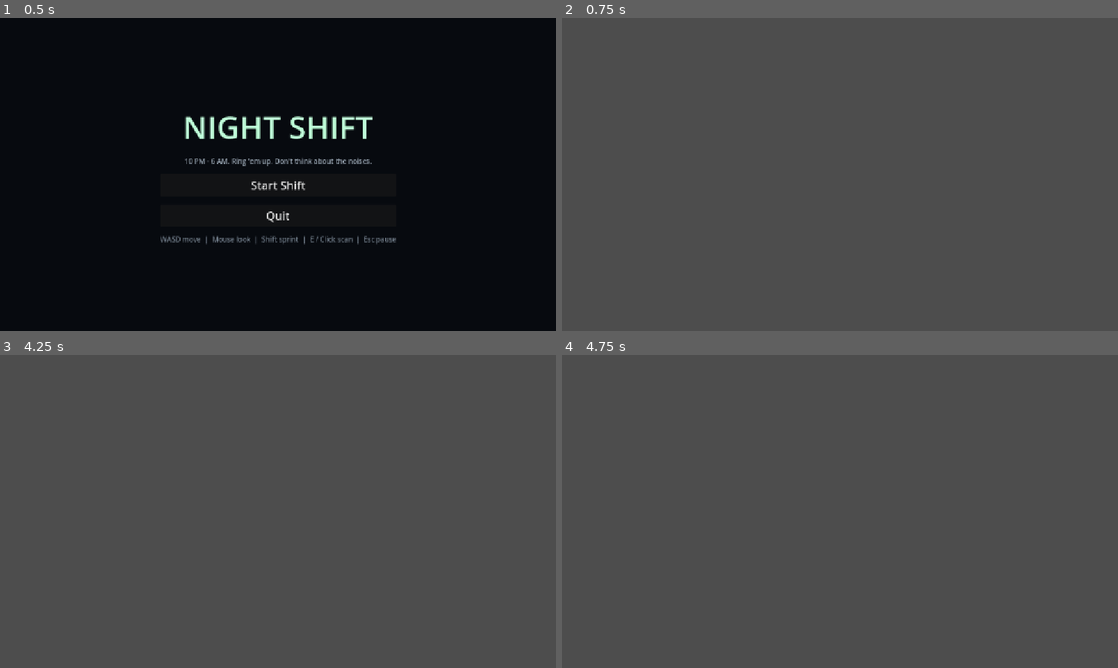
Above: before the commit, frames 1-4 (two rows, left to right).
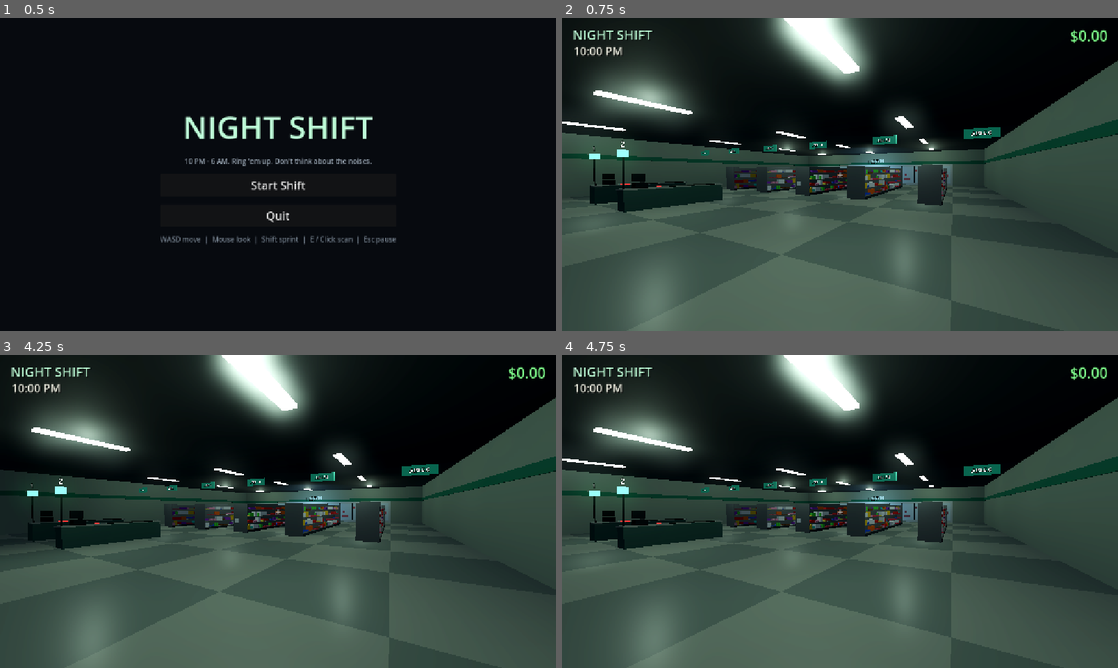
Above: after the commit, the same moments.

Repository: Coleslaw510/night-shift
Game: Godot game, scene res://scenes/menu.tscn
Same seed, same stepped clock (60 frames per second), same inputs: the game is played once before the commit and once after it.
Inputs:
- Up to frame 1 (0.5 s): no input
- Up to frame 2 (0.75 s): click "Start Shift" at 0.5 s
- Up to frame 3 (4.25 s): tap Enter at 2, 3.5 s; tap Space at 2.75 s
- Up to frame 4 (4.75 s): no input

Frame 1 is identical in both runs. In frame 2, 68% of the frame differs, in the area x 0-100%, y 0-100%; in frame 3, 69%; in frame 4, 68%.

Commit message:
(b) Store layout, lighting, HUD [skip ci]

Diff:
--- a/scripts/game.gd
+++ b/scripts/game.gd
@@ -1,6 +1,29 @@
 extends Node3D
-## Main game controller (skeleton). Builds the store, spawns player/customers,
-## runs the shift clock. Filled in over the baseline steps.
+## Main game controller. Builds the store, HUD, and (later steps) player/customers/clock.
+
+var store := {}
+var hud: CanvasLayer
 
 func _ready() -> void:
-	pass
+	store = StoreBuilder.build(self)
+	hud = preload("res://scripts/hud.gd").new()
+	add_child(hud)
+	var cam := Camera3D.new()
+	cam.position = Vector3(9, 1.7, 12)
+	add_child(cam)
+	cam.look_at(Vector3(-2, 1.2, -8))
+	cam.current = true
+
+func _process(_delta: float) -> void:
+	_flicker()
+
+func _flicker() -> void:
+	# Two fixtures misbehave, like any good night-shift store.
+	for i in [3, 8]:
+		if i >= store.lights.size():
+			continue
+		var l: OmniLight3D = store.lights[i]
+		var on := randf() > 0.08 if Engine.get_process_frames() % 240 < 60 else true
+		l.visible = on
+		var f: MeshInstance3D = l.get_meta("fixture")
+		f.visible = on
--- /dev/null
+++ b/scripts/hud.gd
@@ -0,0 +1,114 @@
+extends CanvasLayer
+## HUD: title + clock (top-left), earnings (top-right), crosshair, interact prompt,
+## toast messages, pause menu and end-of-shift summary. Built in code.
+
+signal resume_pressed
+signal menu_pressed
+
+var clock_label: Label
+var money_label: Label
+var prompt_label: Label
+var toast_label: Label
+var pause_panel: Control
+var summary_panel: Control
+var summary_text: Label
+var _toast_t := 0.0
+
+func _ready() -> void:
+	layer = 10
+	var root := Control.new()
+	root.set_anchors_preset(Control.PRESET_FULL_RECT)
+	root.mouse_filter = Control.MOUSE_FILTER_IGNORE
+	add_child(root)
+	var title := _label(root, "NIGHT SHIFT", 30, Color(0.75, 1.0, 0.85))
+	title.position = Vector2(24, 16)
+	clock_label = _label(root, "10:00 PM", 26, Color(0.9, 0.9, 0.85))
+	clock_label.position = Vector2(26, 56)
+	money_label = _label(root, "$0.00", 34, Color(0.5, 1.0, 0.55))
+	money_label.set_anchors_preset(Control.PRESET_TOP_RIGHT)
+	money_label.horizontal_alignment = HORIZONTAL_ALIGNMENT_RIGHT
+	money_label.offset_left = -300
+	money_label.offset_right = -24
+	money_label.offset_top = 16
+	var cross := _label(root, "+", 24, Color(1, 1, 1, 0.8))
+	cross.set_anchors_preset(Control.PRESET_CENTER)
+	cross.horizontal_alignment = HORIZONTAL_ALIGNMENT_CENTER
+	cross.vertical_alignment = VERTICAL_ALIGNMENT_CENTER
+	cross.offset_left = -20; cross.offset_right = 20; cross.offset_top = -20; cross.offset_bottom = 20
+	prompt_label = _label(root, "", 22, Color(1, 1, 0.8))
+	prompt_label.set_anchors_preset(Control.PRESET_CENTER_BOTTOM)
+	prompt_label.horizontal_alignment = HORIZONTAL_ALIGNMENT_CENTER
+	prompt_label.offset_left = -400; prompt_label.offset_right = 400
+	prompt_label.offset_top = -140; prompt_label.offset_bottom = -100
+	toast_label = _label(root, "", 22, Color(0.6, 1.0, 0.7))
+	toast_label.set_anchors_preset(Control.PRESET_CENTER_TOP)
+	toast_label.horizontal_alignment = HORIZONTAL_ALIGNMENT_CENTER
+	toast_label.offset_left = -400; toast_label.offset_right = 400
+	toast_label.offset_top = 90; toast_label.offset_bottom = 130
+	pause_panel = _panel(root, "PAUSED", [["Resume", func(): resume_pressed.emit()], ["Quit to Menu", func(): menu_pressed.emit()]])
+	summary_panel = _panel(root, "SHIFT OVER", [["Back to Menu", func(): menu_pressed.emit()]])
+	summary_text = _label(summary_panel.get_child(0), "", 26, Color(0.9, 0.95, 0.9))
+	summary_text.horizontal_alignment = HORIZONTAL_ALIGNMENT_CENTER
+	summary_panel.get_child(0).move_child(summary_text, 1)
+
+func _label(parent: Node, text: String, size: int, color: Color) -> Label:
+	var l := Label.new()
+	l.text = text
+	l.add_theme_font_size_override("font_size", size)
+	l.add_theme_color_override("font_color", color)
+	l.add_theme_color_override("font_shadow_color", Color(0, 0, 0, 0.8))
+	l.add_theme_constant_override("shadow_offset_x", 2)
+	l.add_theme_constant_override("shadow_offset_y", 2)
+	l.mouse_filter = Control.MOUSE_FILTER_IGNORE
+	parent.add_child(l)
+	return l
+
+func _panel(root: Control, title: String, buttons: Array) -> Control:
+	var dim := ColorRect.new()
+	dim.color = Color(0, 0, 0, 0.7)
+	dim.set_anchors_preset(Control.PRESET_FULL_RECT)
+	dim.visible = false
+	root.add_child(dim)
+	var box := VBoxContainer.new()
+	box.set_anchors_preset(Control.PRESET_CENTER)
+	box.grow_horizontal = Control.GROW_DIRECTION_BOTH
+	box.grow_vertical = Control.GROW_DIRECTION_BOTH
+	box.alignment = BoxContainer.ALIGNMENT_CENTER
+	box.add_theme_constant_override("separation", 16)
+	dim.add_child(box)
+	var t := _label(box, title, 56, Color(0.75, 1.0, 0.85))
+	t.horizontal_alignment = HORIZONTAL_ALIGNMENT_CENTER
+	for spec in buttons:
+		var b := Button.new()
+		b.text = spec[0]
+		b.custom_minimum_size = Vector2(260, 50)
+		b.add_theme_font_size_override("font_size", 24)
+		b.pressed.connect(spec[1])
+		box.add_child(b)
+	return dim
+
+func set_clock(text: String) -> void:
+	clock_label.text = text
+
+func set_money(v: float) -> void:
+	money_label.text = "$%.2f" % v
+
+func set_prompt(text: String) -> void:
+	prompt_label.text = text
+
+func toast(text: String, secs := 2.5) -> void:
+	toast_label.text = text
+	_toast_t = secs
+
+func show_pause(on: bool) -> void:
+	pause_panel.visible = on
+
+func show_summary(earned: float, served: int, walked: int) -> void:
+	summary_text.text = "Earnings: $%.2f\nCustomers served: %d\nCustomers who gave up: %d" % [earned, served, walked]
+	summary_panel.visible = true
+
+func _process(delta: float) -> void:
+	if _toast_t > 0.0:
+		_toast_t -= delta
+		if _toast_t <= 0.0:
+			toast_label.text = ""
--- /dev/null
+++ b/scripts/products.gd
@@ -0,0 +1,20 @@
+class_name Products
+## Product catalog: name, price, box color, box size (m).
+
+const CATALOG := [
+	{"name": "Krunch-O's Cereal", "price": 4.99, "color": Color(0.95, 0.75, 0.1), "size": Vector3(0.22, 0.32, 0.08)},
+	{"name": "Fizzy Cola 6-pack", "price": 6.49, "color": Color(0.85, 0.12, 0.12), "size": Vector3(0.26, 0.2, 0.18)},
+	{"name": "Mac & Cheez", "price": 1.29, "color": Color(0.15, 0.35, 0.9), "size": Vector3(0.18, 0.12, 0.06)},
+	{"name": "Spicy Chips", "price": 3.79, "color": Color(0.95, 0.4, 0.05), "size": Vector3(0.24, 0.3, 0.1)},
+	{"name": "Lime Soda", "price": 1.99, "color": Color(0.3, 0.85, 0.25), "size": Vector3(0.1, 0.24, 0.1)},
+	{"name": "Paper Towels", "price": 8.99, "color": Color(0.92, 0.92, 0.95), "size": Vector3(0.28, 0.3, 0.2)},
+	{"name": "Grape Snacks", "price": 2.49, "color": Color(0.55, 0.2, 0.75), "size": Vector3(0.2, 0.22, 0.08)},
+	{"name": "Instant Noodles", "price": 0.99, "color": Color(0.95, 0.85, 0.3), "size": Vector3(0.16, 0.1, 0.16)},
+	{"name": "Frozen Pizza", "price": 7.49, "color": Color(0.8, 0.2, 0.3), "size": Vector3(0.3, 0.05, 0.3)},
+	{"name": "Energy Drink", "price": 3.29, "color": Color(0.1, 0.9, 0.85), "size": Vector3(0.08, 0.2, 0.08)},
+	{"name": "Cookies", "price": 4.29, "color": Color(0.45, 0.25, 0.1), "size": Vector3(0.24, 0.08, 0.14)},
+	{"name": "Ice Cream", "price": 5.99, "color": Color(0.95, 0.6, 0.75), "size": Vector3(0.16, 0.14, 0.16)},
+]
+
+static func random() -> Dictionary:
+	return CATALOG[randi() % CATALOG.size()]
--- /dev/null
+++ b/scripts/store_builder.gd
@@ -0,0 +1,294 @@
+class_name StoreBuilder
+## Builds the whole store from primitive meshes. Returns a Dictionary of useful refs:
+##   lights: Array[OmniLight3D] (flicker candidates), lanes: Array[Dictionary]
+## Layout constants are documented in HANDOFF.md.
+
+const W := 24.0
+const D := 30.0
+const H := 4.0
+const SHELF_X := [-8.0, -4.0, 0.0, 4.0, 8.0]
+const SHELF_Z0 := -9.0
+const SHELF_Z1 := 1.0
+const LANE_X := [-6.0, -2.0]   # customer side of each checkout lane
+const DOOR_X := 7.0
+
+static var _mats := {}
+
+static func mat(c: Color, emission: float = 0.0, rough: float = 0.8, metal: float = 0.0) -> StandardMaterial3D:
+	var key := "%s|%s|%s|%s" % [c, emission, rough, metal]
+	if _mats.has(key):
+		return _mats[key]
+	var m := StandardMaterial3D.new()
+	m.albedo_color = c
+	m.roughness = rough
+	m.metallic = metal
+	if emission > 0.0:
+		m.emission_enabled = true
+		m.emission = c
+		m.emission_energy_multiplier = emission
+	if c.a < 1.0:
+		m.transparency = BaseMaterial3D.TRANSPARENCY_ALPHA
+	_mats[key] = m
+	return m
+
+static func box(parent: Node, size: Vector3, pos: Vector3, m: Material, collide := false) -> MeshInstance3D:
+	var mi := MeshInstance3D.new()
+	var bm := BoxMesh.new()
+	bm.size = size
+	mi.mesh = bm
+	mi.material_override = m
+	mi.position = pos
+	parent.add_child(mi)
+	if collide:
+		add_collider(parent, size, pos)
+	return mi
+
+static func add_collider(parent: Node, size: Vector3, pos: Vector3) -> StaticBody3D:
+	var sb := StaticBody3D.new()
+	var cs := CollisionShape3D.new()
+	var sh := BoxShape3D.new()
+	sh.size = size
+	cs.shape = sh
+	sb.add_child(cs)
+	sb.position = pos
+	parent.add_child(sb)
+	return sb
+
+static func build(root: Node3D) -> Dictionary:
+	var store := Node3D.new()
+	store.name = "Store"
+	root.add_child(store)
+	var out := {"lights": [], "lanes": []}
+	_environment(root)
+	_shell(store, out)
+	var mm_xforms: Array = []
+	var mm_colors: Array = []
+	_shelves(store, mm_xforms, mm_colors)
+	_freezer(store, mm_xforms, mm_colors)
+	_products_multimesh(store, mm_xforms, mm_colors)
+	_checkouts(store, out)
+	return out
+
+static func _environment(root: Node3D) -> void:
+	var we := WorldEnvironment.new()
+	var env := Environment.new()
+	env.background_mode = Environment.BG_COLOR
+	env.background_color = Color(0.01, 0.012, 0.02)
+	env.ambient_light_source = Environment.AMBIENT_SOURCE_COLOR
+	env.ambient_light_color = Color(0.35, 0.42, 0.45)
+	env.ambient_light_energy = 0.35
+	env.tonemap_mode = Environment.TONE_MAPPER_FILMIC
+	env.glow_enabled = true
+	env.glow_intensity = 0.6
+	env.glow_bloom = 0.1
+	env.fog_enabled = true
+	env.fog_light_color = Color(0.05, 0.07, 0.08)
+	env.fog_density = 0.012
+	we.environment = env
+	root.add_child(we)
+
+static func _shell(store: Node3D, out: Dictionary) -> void:
+	var hw := W * 0.5
+	var hd := D * 0.5
+	# Floor: checker tiles (split so each mesh gets few lights in Compatibility renderer).
+	var tile := 3.0
+	var fa := mat(Color(0.62, 0.64, 0.6), 0.0, 0.35)
+	var fb := mat(Color(0.48, 0.52, 0.5), 0.0, 0.35)
+	var ix := 0
+	var x := -hw
+	while x < hw:
+		var iz := 0
+		var z := -hd
+		while z < hd:
+			box(store, Vector3(tile, 0.1, tile), Vector3(x + tile * 0.5, -0.05, z + tile * 0.5), fa if (ix + iz) % 2 == 0 else fb)
+			z += tile
+			iz += 1
+		x += tile
+		ix += 1
+	add_collider(store, Vector3(W + 20, 0.2, D + 20), Vector3(0, -0.1, 0))
+	# Ceiling
+	box(store, Vector3(W, 0.1, D), Vector3(0, H + 0.05, 0), mat(Color(0.18, 0.19, 0.2)))
+	# Walls
+	var wall := mat(Color(0.55, 0.6, 0.55))
+	var stripe := mat(Color(0.1, 0.45, 0.35))
+	box(store, Vector3(W, H, 0.2), Vector3(0, H * 0.5, -hd - 0.1), wall, true)
+	box(store, Vector3(0.2, H, D), Vector3(-hw - 0.1, H * 0.5, 0), wall, true)
+	box(store, Vector3(0.2, H, D), Vector3(hw + 0.1, H * 0.5, 0), wall, true)
+	for s in [-1, 1]:
+		box(store, Vector3(0.05, 0.3, D), Vector3(s * (hw - 0.02), 2.6, 0), stripe)
+	box(store, Vector3(W, 0.3, 0.05), Vector3(0, 2.6, -hd + 0.02), stripe)
+	# Front wall: kick wall + header + dark glass, door gap at DOOR_X.
+	var frame := mat(Color(0.25, 0.27, 0.28), 0.0, 0.4, 0.6)
+	var glass := mat(Color(0.02, 0.04, 0.08, 0.85), 0.0, 0.05, 0.3)
+	box(store, Vector3(W, 0.6, 0.25), Vector3(0, 0.3, hd), frame)
+	box(store, Vector3(W, 0.9, 0.25), Vector3(0, H - 0.45, hd), frame)
+	box(store, Vector3(W, H - 1.5, 0.05), Vector3(0, 0.6 + (H - 1.5) * 0.5, hd), glass)
+	var px := -hw
+	while px <= hw:
+		box(store, Vector3(0.12, H, 0.27), Vector3(px, H * 0.5, hd), frame)
+		px += 3.0
+	add_collider(store, Vector3(W, H, 0.3), Vector3(0, H * 0.5, hd))
+	# Door frame + mat
+	box(store, Vector3(2.4, 0.02, 1.4), Vector3(DOOR_X, 0.01, hd - 0.8), mat(Color(0.1, 0.1, 0.12)))
+	box(store, Vector3(2.2, 0.35, 0.3), Vector3(DOOR_X, 3.4, hd - 0.05), mat(Color(0.9, 0.15, 0.1), 2.0))
+	# Outside: dark parking lot + an orange street lamp.
+	box(store, Vector3(60, 0.1, 30), Vector3(0, -0.06, hd + 15.2), mat(Color(0.05, 0.05, 0.06)))
+	for lx in [-9.0, 11.0]:
+		box(store, Vector3(0.15, 6, 0.15), Vector3(lx, 3, hd + 9), mat(Color(0.2, 0.2, 0.2)))
+		box(store, Vector3(0.8, 0.15, 0.4), Vector3(lx, 6, hd + 9), mat(Color(1.0, 0.6, 0.2), 3.0))
+		var sl := OmniLight3D.new()
+		sl.light_color = Color(1.0, 0.6, 0.25)
+		sl.omni_range = 10.0
+		sl.light_energy = 1.2
+		sl.position = Vector3(lx, 5.5, hd + 9)
+		store.add_child(sl)
+	# Fluorescent ceiling fixtures
+	var tube := mat(Color(0.85, 1.0, 0.9), 3.0)
+	for fx in [-7.0, 0.0, 7.0]:
+		for fz in [-12.0, -5.0, 2.0, 9.0]:
+			var f := box(store, Vector3(0.35, 0.08, 2.4), Vector3(fx, H - 0.06, fz), tube)
+			var l := OmniLight3D.new()
+			l.light_color = Color(0.85, 1.0, 0.9)
+			l.light_energy = 0.9
+			l.omni_range = 9.0
+			l.omni_attenuation = 1.2
+			l.position = Vector3(fx, H - 0.4, fz)
+			store.add_child(l)
+			l.set_meta("fixture", f)
+			out.lights.append(l)
+
+static func _shelves(store: Node3D, xf: Array, cols: Array) -> void:
+	var metal := mat(Color(0.55, 0.57, 0.6), 0.0, 0.45, 0.6)
+	var dark := mat(Color(0.2, 0.22, 0.25), 0.0, 0.6, 0.3)
+	var length := SHELF_Z1 - SHELF_Z0
+	var cz := (SHELF_Z0 + SHELF_Z1) * 0.5
+	var levels := [0.15, 0.6, 1.05, 1.5]
+	for sx in SHELF_X:
+		box(store, Vector3(1.1, 0.15, length), Vector3(sx, 0.075, cz), dark)
+		box(store, Vector3(0.06, 1.95, length), Vector3(sx, 0.975, cz), metal)
+		for e in [SHELF_Z0, SHELF_Z1]:
+			box(store, Vector3(1.1, 1.95, 0.05), Vector3(sx, 0.975, e), metal)
+		add_collider(store, Vector3(1.1, 2.0, length), Vector3(sx, 1.0, cz))
+		for lv in levels:
+			box(store, Vector3(1.05, 0.03, length), Vector3(sx, lv, cz), metal)
+			for side in [-1, 1]:
+				var z := SHELF_Z0 + 0.15
+				while z < SHELF_Z1 - 0.2:
+					var p: Dictionary = Products.random()
+					var s: Vector3 = p.size
+					var n := randi_range(1, 3)
+					for k in n:
+						if z > SHELF_Z1 - 0.2:
+							break
+						var t := Transform3D(Basis.IDENTITY.scaled(Vector3(s.z * 1.6, s.y, s.x)), Vector3(sx + side * 0.28, lv + 0.015 + s.y * 0.5, z + s.x * 0.5))
+						xf.append(t)
+						cols.append(p.color)
+						z += s.x + 0.02
+					z += 0.06
+	# Aisle signs hanging from ceiling
+	var sign_m := mat(Color(0.1, 0.5, 0.4), 0.6)
+	for i in range(SHELF_X.size() + 1):
+		var ax: float = -10.0 + i * 4.0
+		box(store, Vector3(1.2, 0.4, 0.05), Vector3(ax, 3.2, 2.0), sign_m)
+		var lab := Label3D.new()
+		lab.text = "AISLE %d" % (i + 1)
+		lab.font_size = 48
+		lab.pixel_size = 0.004
+		lab.position = Vector3(ax, 3.2, 2.04)
+		store.add_child(lab)
+
+static func _freezer(store: Node3D, xf: Array, cols: Array) -> void:
+	var z := -D * 0.5 + 0.7
+	var body := mat(Color(0.85, 0.88, 0.9), 0.0, 0.4, 0.2)
+	var glow := mat(Color(0.55, 0.85, 1.0), 2.2)
+	var glass := mat(Color(0.6, 0.85, 1.0, 0.25), 0.4, 0.05)
+	box(store, Vector3(18, 2.4, 1.3), Vector3(0, 1.2, z - 0.05), body)
+	add_collider(store, Vector3(18, 2.4, 1.4), Vector3(0, 1.2, z))
+	box(store, Vector3(17.6, 1.9, 0.05), Vector3(0, 1.2, z + 0.55), glow)
+	box(store, Vector3(17.6, 1.9, 0.05), Vector3(0, 1.2, z + 0.67), glass)
+	var dx := -8.5
+	while dx <= 8.6:
+		box(store, Vector3(0.08, 2.0, 0.1), Vector3(dx, 1.2, z + 0.68), mat(Color(0.3, 0.32, 0.35), 0.0, 0.3, 0.7))
+		dx += 1.5
+	for lv in [0.45, 1.0, 1.55]:
+		var x := -8.5
+		while x < 8.5:
+			var p: Dictionary = Products.CATALOG[[8, 11, 9, 1][randi() % 4]]
+			var s: Vector3 = p.size
+			xf.append(Transform3D(Basis.IDENTITY.scaled(s * 1.2), Vector3(x, lv + s.y * 0.6, z + 0.5)))
+			cols.append(p.color)
+			x += s.x * 1.2 + 0.08
+	var fl := OmniLight3D.new()
+	fl.light_color = Color(0.5, 0.8, 1.0)
+	fl.light_energy = 1.5
+	fl.omni_range = 7.0
+	fl.position = Vector3(0, 1.4, z + 2.0)
+	store.add_child(fl)
+	var sign_l := Label3D.new()
+	sign_l.text = "FROZEN"
+	sign_l.font_size = 96
+	sign_l.pixel_size = 0.006
+	sign_l.modulate = Color(0.6, 0.9, 1.0)
+	sign_l.position = Vector3(0, 2.9, z + 0.2)
+	store.add_child(sign_l)
+
+static func _products_multimesh(store: Node3D, xf: Array, cols: Array) -> void:
+	var mm := MultiMesh.new()
+	mm.transform_format = MultiMesh.TRANSFORM_3D
+	mm.use_colors = true
+	var bm := BoxMesh.new()
+	bm.size = Vector3.ONE
+	mm.mesh = bm
+	mm.instance_count = xf.size()
+	for i in xf.size():
+		mm.set_instance_transform(i, xf[i])
+		mm.set_instance_color(i, cols[i])
+	var mmi := MultiMeshInstance3D.new()
+	mmi.multimesh = mm
+	var m := StandardMaterial3D.new()
+	m.vertex_color_use_as_albedo = true
+	m.roughness = 0.6
+	mmi.material_override = m
+	store.add_child(mmi)
+
+static func _checkouts(store: Node3D, out: Dictionary) -> void:
+	var counter_m := mat(Color(0.2, 0.32, 0.3), 0.0, 0.5)
+	var top_m := mat(Color(0.7, 0.72, 0.7), 0.0, 0.3, 0.4)
+	var belt_m := mat(Color(0.05, 0.05, 0.06), 0.0, 0.9)
+	var reg_m := mat(Color(0.12, 0.12, 0.14), 0.0, 0.4, 0.3)
+	for i in LANE_X.size():
+		var lx: float = LANE_X[i]
+		var cx := lx - 1.0
+		var lane_root := Node3D.new()
+		lane_root.name = "Lane%d" % (i + 1)
+		store.add_child(lane_root)
+		box(lane_root, Vector3(0.75, 0.88, 4.0), Vector3(cx, 0.44, 7.0), counter_m, true)
+		box(lane_root, Vector3(0.8, 0.04, 4.05), Vector3(cx, 0.9, 7.0), top_m)
+		box(lane_root, Vector3(0.6, 0.03, 2.4), Vector3(cx, 0.93, 6.3), belt_m)
+		for bz in [5.1, 7.5]:
+			box(lane_root, Vector3(0.62, 0.06, 0.06), Vector3(cx, 0.94, bz), top_m)
+		# scanner
+		box(lane_root, Vector3(0.4, 0.02, 0.3), Vector3(cx, 0.93, 7.8), mat(Color(1.0, 0.1, 0.1), 2.0))
+		# register + screen (screen faces cashier at -X)
+		box(lane_root, Vector3(0.45, 0.25, 0.4), Vector3(cx - 0.05, 1.05, 8.4), reg_m)
+		box(lane_root, Vector3(0.06, 0.32, 0.45), Vector3(cx - 0.1, 1.38, 8.4), reg_m)
+		var scr := box(lane_root, Vector3(0.02, 0.26, 0.4), Vector3(cx - 0.14, 1.38, 8.4), mat(Color(0.05, 0.25, 0.12), 1.5))
+		var lab := Label3D.new()
+		lab.text = "LANE %d\n$0.00" % (i + 1)
+		lab.font_size = 40
+		lab.pixel_size = 0.0022
+		lab.modulate = Color(0.6, 1.0, 0.7)
+		lab.position = Vector3(cx - 0.16, 1.38, 8.4)
+		lab.rotation.y = -PI * 0.5
+		lane_root.add_child(lab)
+		# lane light pole + number
+		box(lane_root, Vector3(0.06, 1.4, 0.06), Vector3(cx, 1.6, 8.9), reg_m)
+		box(lane_root, Vector3(0.3, 0.3, 0.3), Vector3(cx, 2.4, 8.9), mat(Color(0.2, 0.9, 0.4), 2.5))
+		var num := Label3D.new()
+		num.text = str(i + 1)
+		num.font_size = 64
+		num.pixel_size = 0.005
+		num.billboard = BaseMaterial3D.BILLBOARD_FIXED_Y
+		num.position = Vector3(cx, 2.8, 8.9)
+		lane_root.add_child(num)
+		out.lanes.append({"index": i, "lane_x": lx, "counter_x": cx, "root": lane_root, "label": lab, "screen": scr})
--- /dev/null
+++ b/tests/screenshot.gd
@@ -0,0 +1,25 @@
+extends SceneTree
+## Renders screenshots (needs a display, e.g. xvfb-run). Usage:
+## xvfb-run -s "-screen 0 1280x720x24" godot --rendering-driver opengl3 --script res://tests/screenshot.gd -- OUTDIR
+var frames := 0
+var game: Node
+var outdir := "user://"
+var shots := []
+
+func _initialize() -> void:
+	var args := OS.get_cmdline_user_args()
+	if args.size() > 0:
+		outdir = args[0]
+	game = load("res://scenes/main.tscn").instantiate()
+	root.add_child(game)
+
+func _process(_d: float) -> bool:
+	frames += 1
+	if game.has_method("debug_screenshot_setup"):
+		game.debug_screenshot_setup(frames)
+	if frames in [90, 200]:
+		var img := root.get_viewport().get_texture().get_image()
+		var p := "%s/shot_%d.png" % [outdir, frames]
+		img.save_png(p)
+		print("SHOT ", p)
+	return frames >= 201
Not shown, added: scripts/hud.gd.uid
Not shown, added: scripts/products.gd.uid
Not shown, added: scripts/store_builder.gd.uid
Not shown, added: tests/screenshot.gd.uid
Not shown, changed: HANDOFF.md
Not shown, changed: PROGRESS.md
